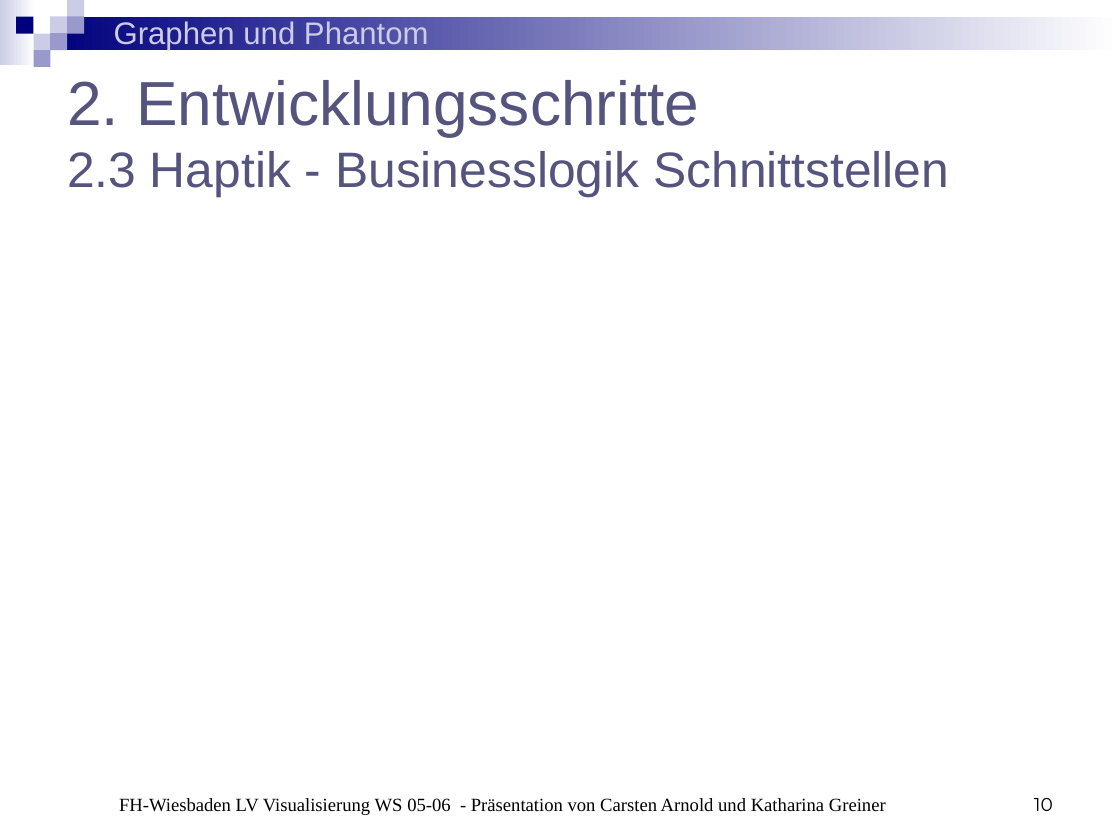
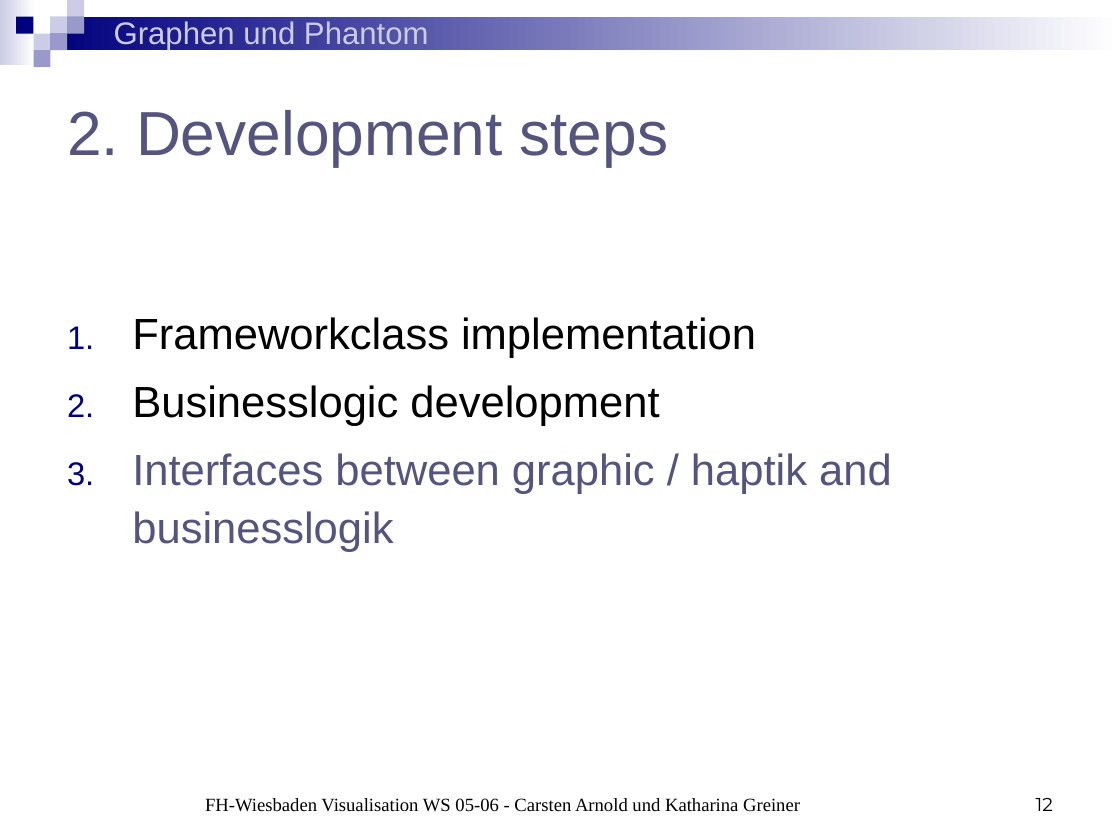
Before and after one commit to BackupTheBerlios/phantom-graphs-svn, a slide deck: slide 12 of trunk/Präsentationen/Präsentation3.ppt (slide 10 before the commit). Drawn at 1120x840 pixels with LibreOffice and Linux fonts; fonts in the diff are those of the drawing. Boxes give left, top, right and bottom in pixels: in the first picture for what was removed or moved away, otherwise in the second. Text is boxed around its words. In the diff, an @@ line names an element or a change of style, - is before the commit and + after.

```diff
--- a/trunk/Präsentationen/Präsentation3.ppt
+++ b/trunk/Präsentationen/Präsentation3.ppt
@@ title at box(67, 110, 669, 166): text changed; size 32 to 40 pt @@
-2. Entwicklungsschritte
-2.3 Haptik - Businesslogik Schnittstellen
+2. Development steps
@@ text added at box(132, 317, 892, 552), 28 pt, text #000000 @@
+1. Frameworkclass implementation
+2. Businesslogic development
+3. Interfaces between graphic / haptik and businesslogik
@@ text at box(205, 798, 800, 812): text changed @@
-FH-Wiesbaden LV Visualisierung WS 05-06 - Präsentation von Carsten Arnold und Katharina Greiner
+FH-Wiesbaden Visualisation WS 05-06 - Carsten Arnold und Katharina Greiner
@@ page number at box(1036, 798, 1053, 811): text changed @@
-10
+12
```
Also in this commit, not shown: 11 other slides changed, 5 slides added, 1 slide removed.
